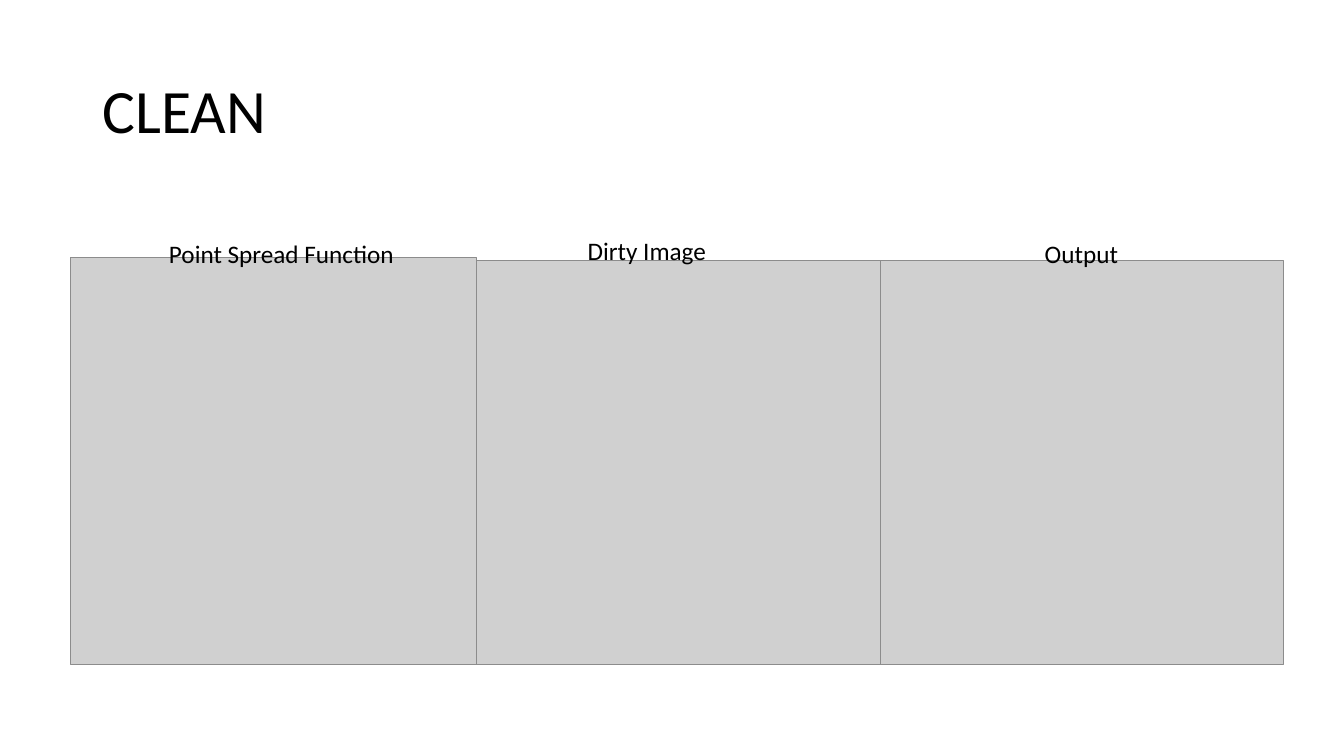
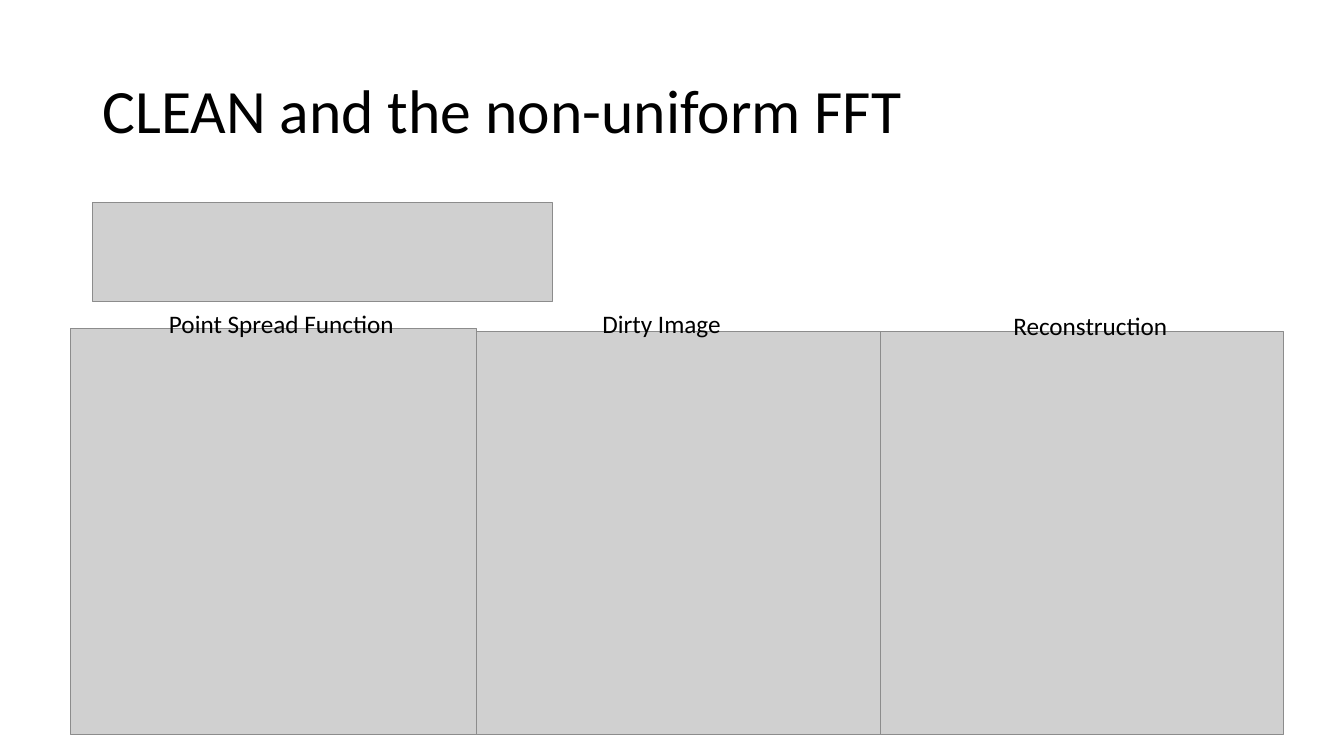
Before and after one commit to lord-blueberry/p8-doc, a slide deck: slide 11 of pp8.pptx (slide 9 before the commit). Drawn at 1344x756 pixels with LibreOffice and Linux fonts; fonts in the diff are those of the drawing; grey boxes stand for pictures. Boxes give left, top, right and bottom in pixels: in the first picture for what was removed or moved away, otherwise in the second. Text is boxed around its words. In the diff, an @@ line names an element or a change of style, - is before the commit and + after.

```diff
--- a/pp8.pptx
+++ b/pp8.pptx
@@ title at (102,90,902,134): text changed @@
-CLEAN
+CLEAN and the non-uniform FFT
@@ picture added at (93,203,553,301) @@
@@ text removed at (1045,242,1118,267) @@
-Output
@@ 3 pictures, 1 text: place and size @@
-3 pictures, 1 text at (71,242,1284,664)
+3 pictures, 1 text at (71,313,1284,735)
@@ text "Dirty Image": place and size @@
-text "Dirty Image" at (588,240,706,265)
+text "Dirty Image" at (602,312,721,338)
@@ text added at (1013,315,1167,335), 18 pt, text #000000 @@
+Reconstruction
```
Also in this commit, not shown: 12 other slides changed, 10 slides added, 12 slides removed, 1 other file.
